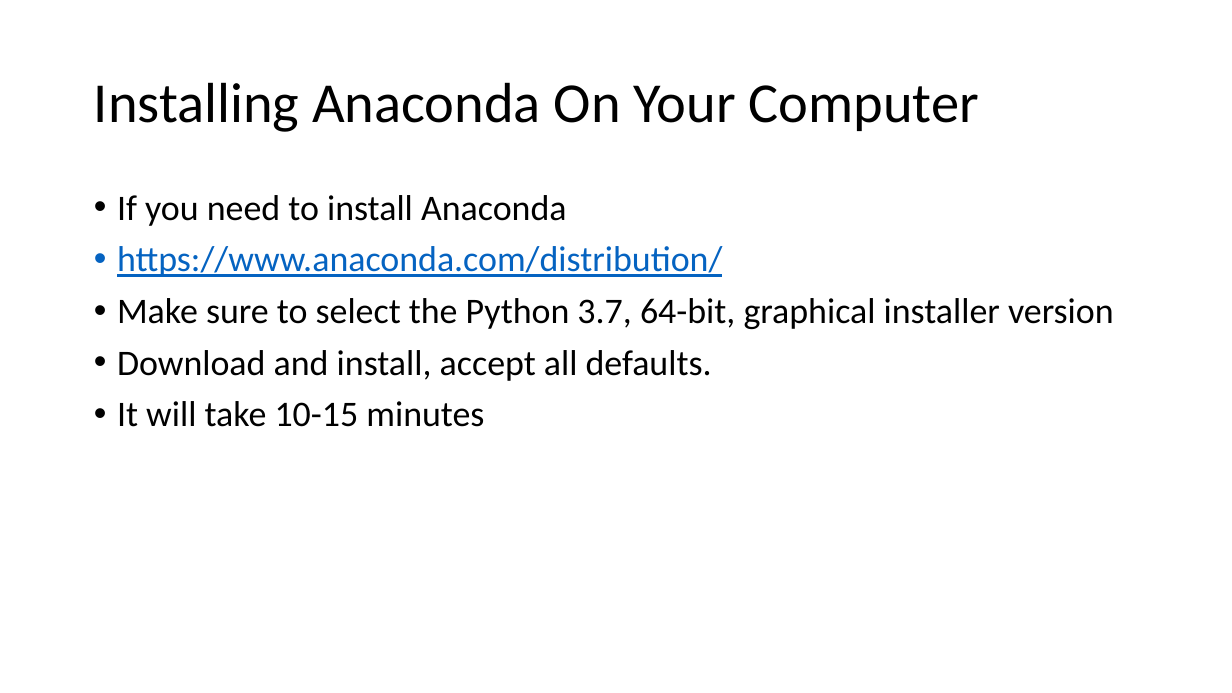
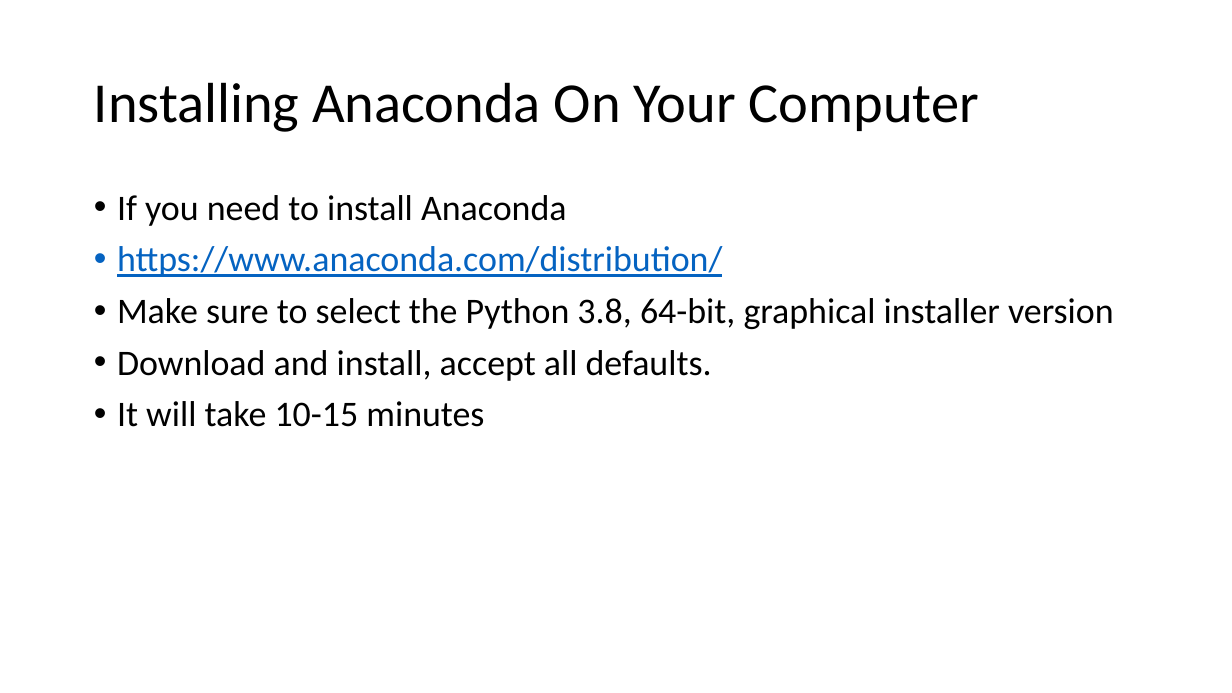
Before and after one commit to mike-babb/intro_to_python, a slide deck: slide 2 of Installing Anaconda and Geopandas.pptx. Drawn at 1232x693 pixels with LibreOffice and Linux fonts; fonts in the diff are those of the drawing. Boxes give left, top, right and bottom in pixels: in the first picture for what was removed or moved away, otherwise in the second. Text is boxed around its words. In the diff, an @@ line names an element or a change of style, - is before the commit and + after.

Commit message:
Updates to install slide deck

```diff
--- a/Installing Anaconda and Geopandas.pptx
+++ b/Installing Anaconda and Geopandas.pptx
@@ text at bbox=[117, 298, 1114, 329]: text changed @@
-• Make sure to select the Python 3.7, 64-bit, graphical installer version
+• Make sure to select the Python 3.8, 64-bit, graphical installer version
```
Also in this commit, not shown: 1 other slide changed, 1 slide removed, 1 other file.
